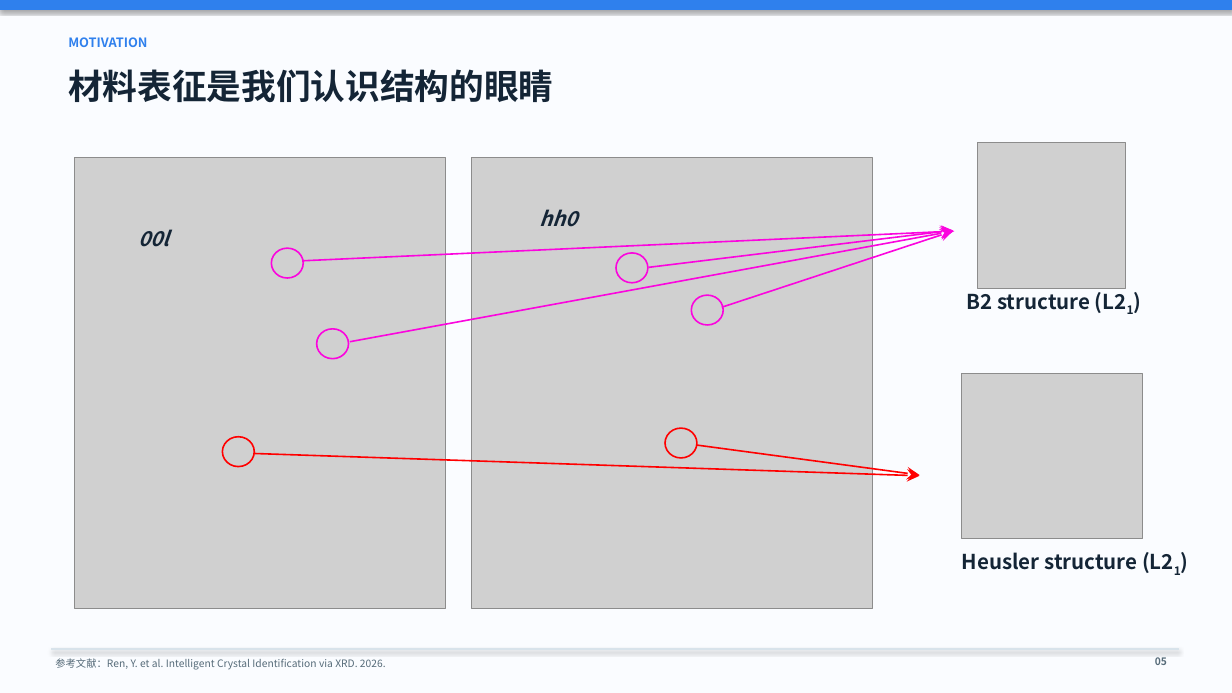
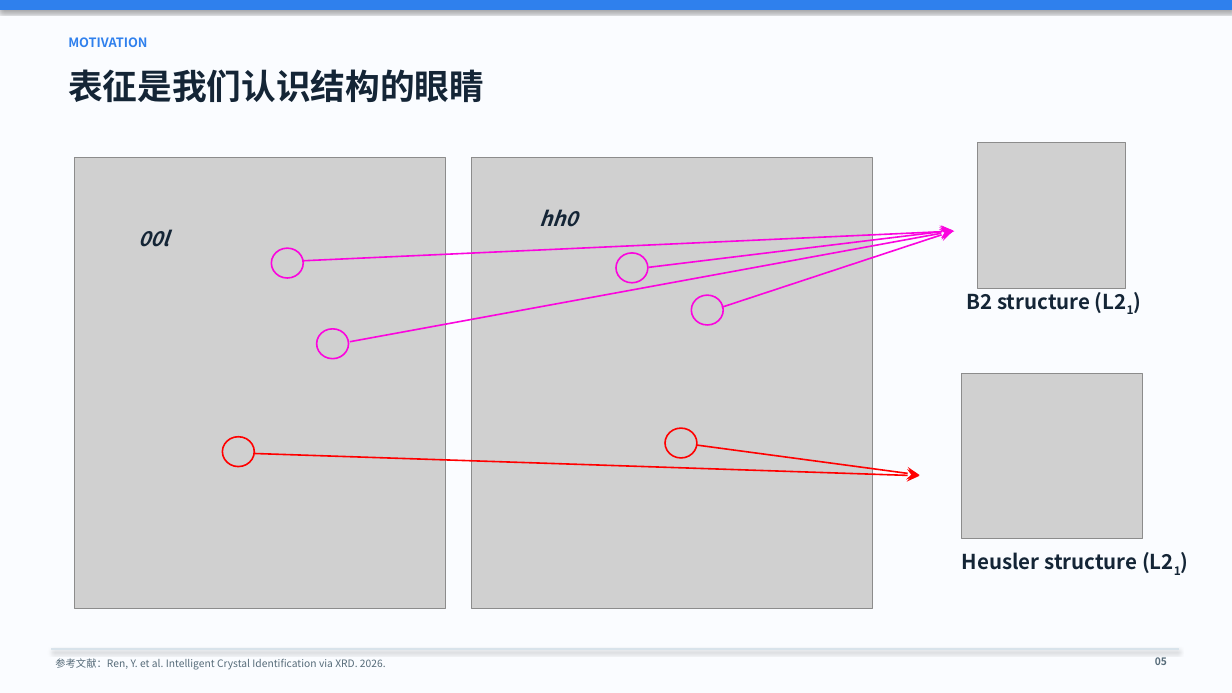
Before and after one commit to DeltaGanjiang/homepage, a slide deck: slide 4 of assets/ganjiang.pptx. Drawn at 1232x693 pixels with LibreOffice and Linux fonts; fonts in the diff are those of the drawing; grey boxes stand for pictures. Boxes give left, top, right and bottom in pixels: in the first picture for what was removed or moved away, otherwise in the second. Text is boxed around its words. In the diff, an @@ line names an element or a change of style, - is before the commit and + after.

```diff
--- a/assets/ganjiang.pptx
+++ b/assets/ganjiang.pptx
@@ text at (68, 69, 484, 102): text changed @@
-材料表征是我们认识结构的眼睛
+表征是我们认识结构的眼睛
```
Also in this commit, not shown: 8 other slides changed, 1 other file.
